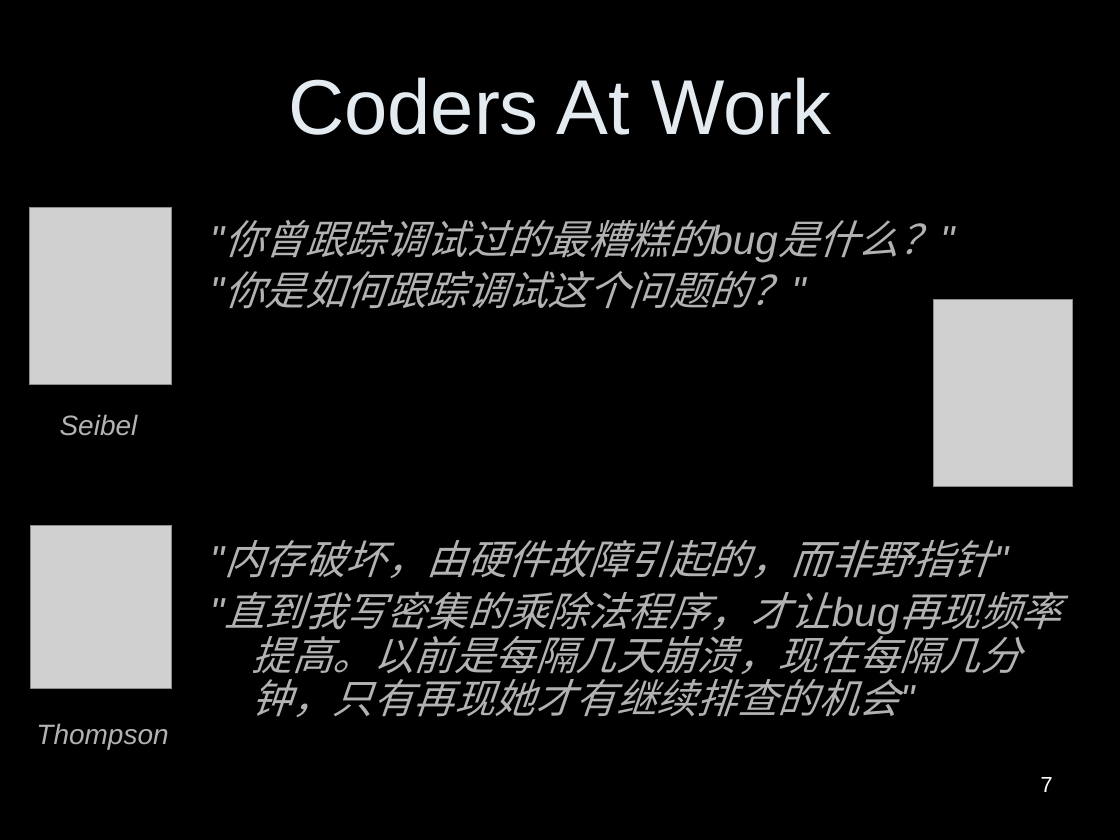
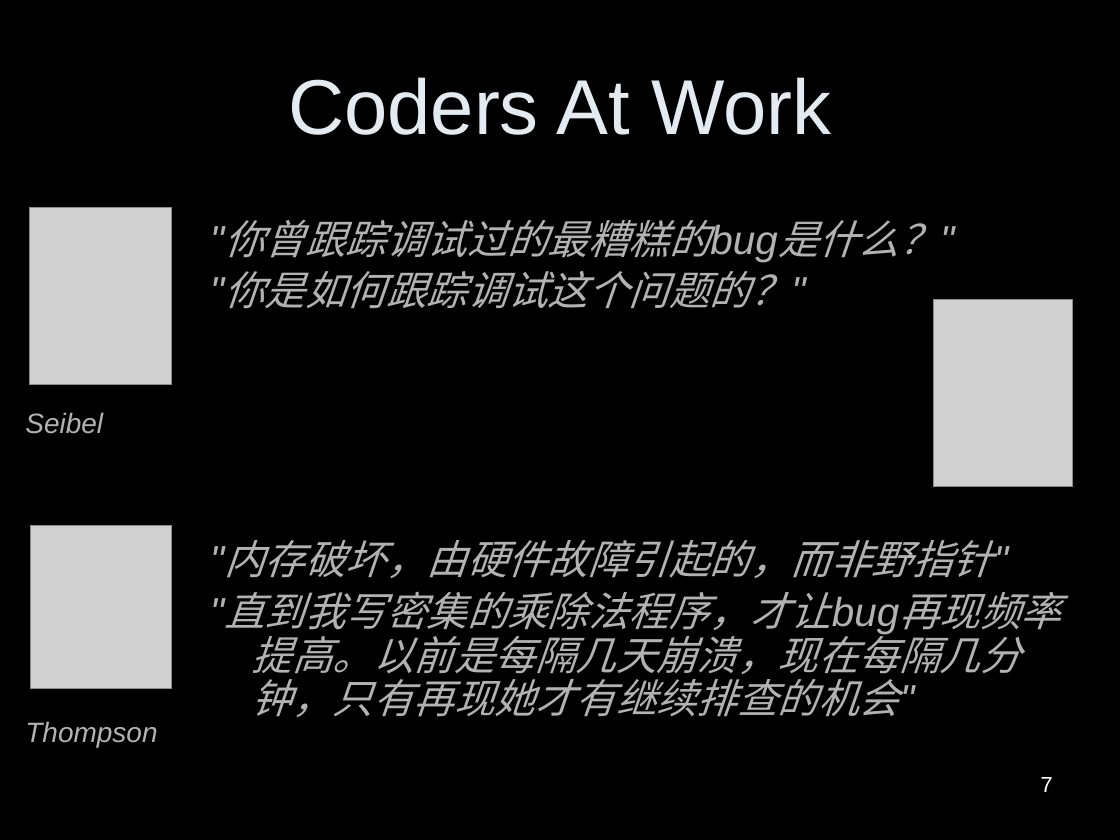
Before and after one commit to hubugui/hubugui.github.io, a slide deck: slide 7 of 机顶盒软件的坑.pptx. Drawn at 1120x840 pixels with LibreOffice and Linux fonts; fonts in the diff are those of the drawing; grey boxes stand for pictures. Boxes give left, top, right and bottom in pixels: in the first picture for what was removed or moved away, otherwise in the second. Text is boxed around its words. In the diff, an @@ line names an element or a change of style, - is before the commit and + after.

```diff
--- a/机顶盒软件的坑.pptx
+++ b/机顶盒软件的坑.pptx
@@ text "Seibel": place and size @@
-text "Seibel" at [60,414,138,436]
+text "Seibel" at [25,412,103,434]
@@ text "Thompson": place and size @@
-text "Thompson" at [36,723,168,749]
+text "Thompson" at [25,721,157,747]
```
Also in this commit, not shown: 2 other slides changed, 1 other file.
